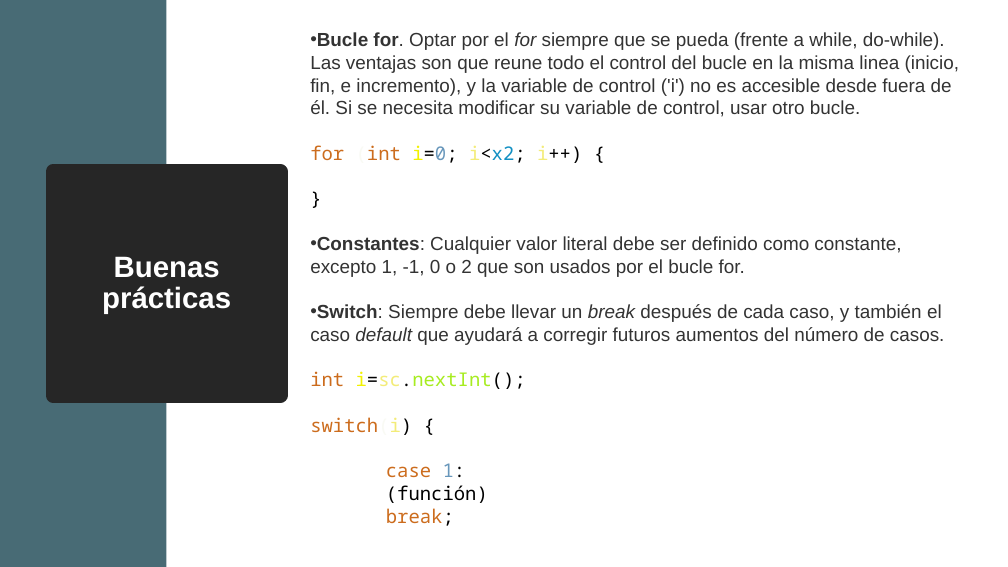
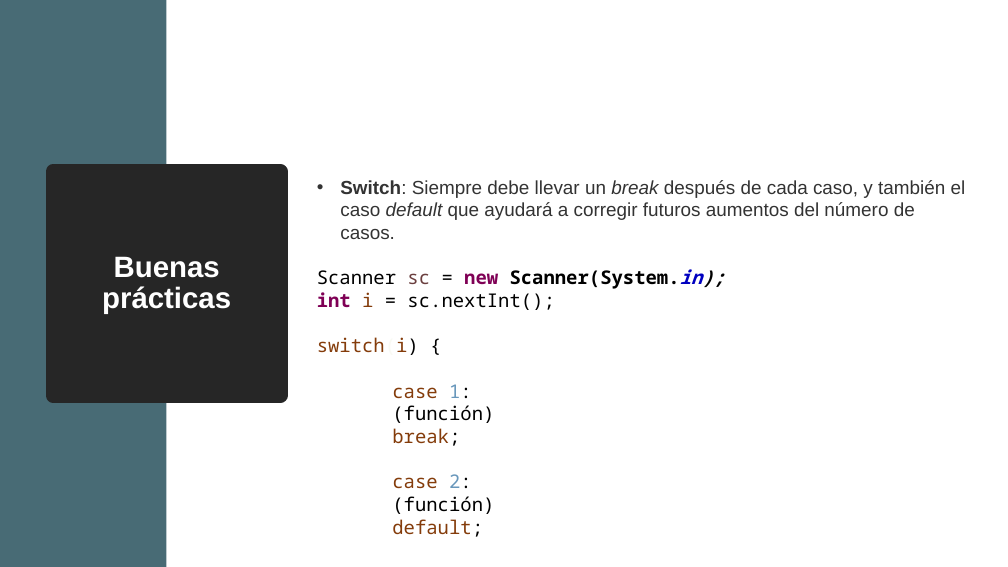
Before and after one commit to davCesur/gestionEquiposDAWEquipo4JAVA, a slide deck: slide 39 of Introducción a TDD.pptx (slide 34 before the commit). Drawn at 1008x567 pixels with LibreOffice and Linux fonts; fonts in the diff are those of the drawing. Boxes give left, top, right and bottom in pixels: in the first picture for what was removed or moved away, otherwise in the second. Text is boxed around its words. In the diff, an @@ line names an element or a change of style, - is before the commit and + after.

```diff
--- a/Introducción a TDD.pptx
+++ b/Introducción a TDD.pptx
@@ text at box(310, 32, 960, 277): paragraphs removed @@
-• Bucle for. Optar por el for siempre que se pueda (frente a while, do-while). Las ventajas son que reune todo el control del bucle en la misma linea (inicio, fin, e incremento), y la variable de control ('i') no es accesible desde fuera de él. Si se necesita modificar su variable de control, usar otro bucle.
-for (int i=0; i<x2; i++) {
-}
-• Constantes: Cualquier valor literal debe ser definido como constante, excepto 1, -1, 0 o 2 que son usados por el bucle for.
@@ text "Switch: Siempre debe llevar un ...": place and size @@
-text "Switch: Siempre debe llevar un ..." at box(310, 32, 960, 526)
+text "Switch: Siempre debe llevar un ..." at box(317, 180, 966, 537)
@@ text at box(317, 180, 966, 446): text colour #CC6C1D to #843C0B in "switch(i)", "case", "break;"; text colour #F3EC79 to #843C0B in "switch(i)"; indent changed @@
@@ text at box(317, 269, 725, 310): text changed; text colour #A7EC21 to #000000 @@
-int i=sc.nextInt();
+Scanner sc = new Scanner(System.in);
+int i = sc.nextInt();
@@ text at box(392, 474, 494, 537): paragraphs added @@
+case 2:
+(función)
+default;
```
Also in this commit, not shown: 15 other slides changed, 5 slides added.
